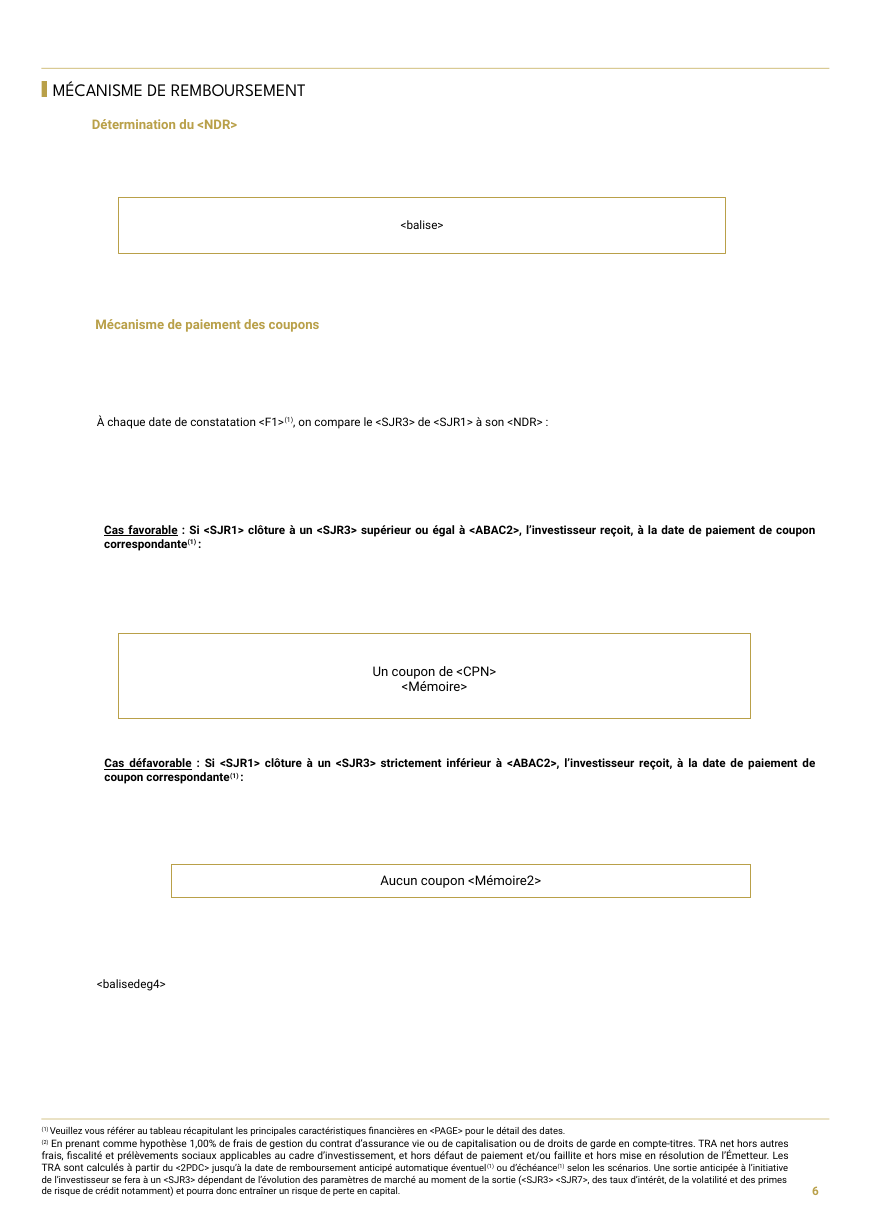
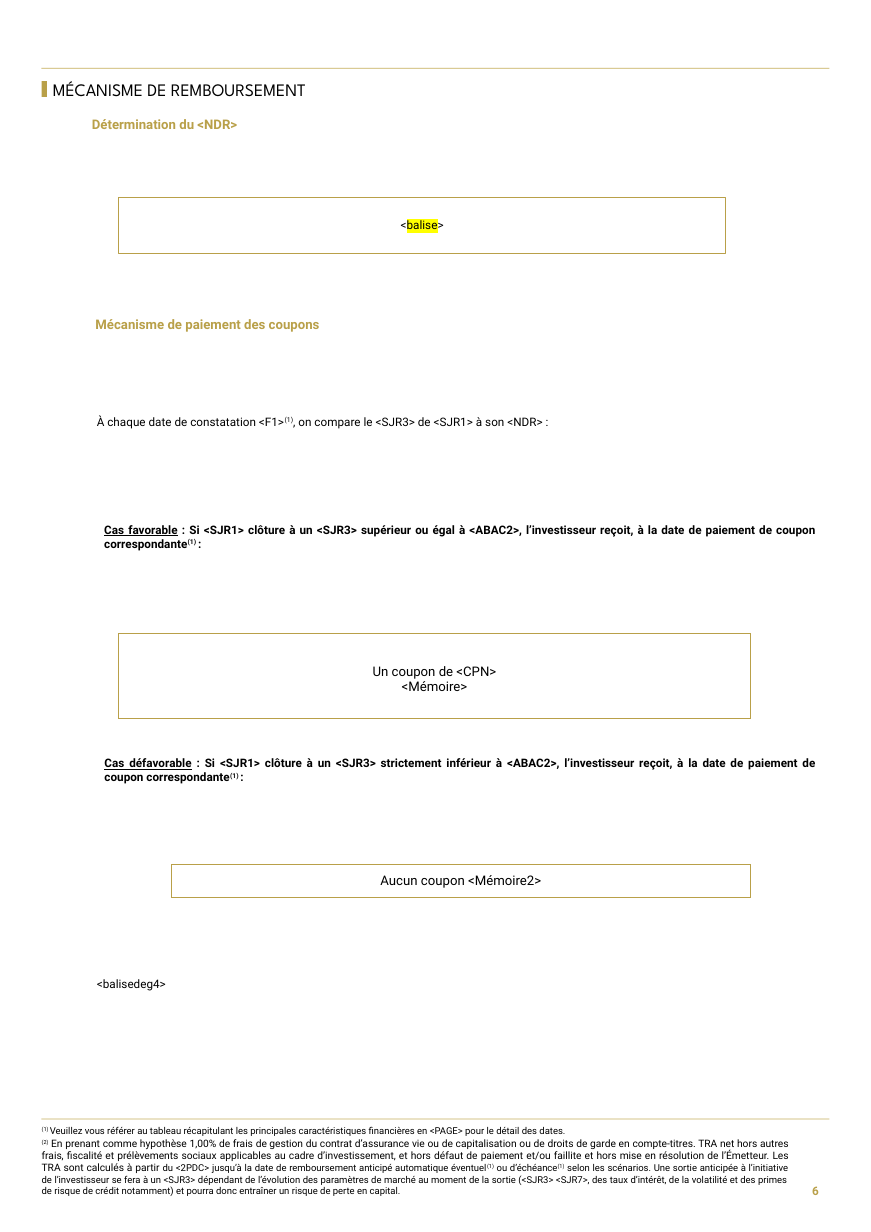
Before and after one commit to guillaumejacquin/equitim-project2, a slide deck: slide 6 of Templates/crédit suisse.pptx. Drawn at 871x1232 pixels with LibreOffice and Linux fonts; fonts in the diff are those of the drawing; background and template pictures are left out. Boxes give left, top, right and bottom in pixels: in the first picture for what was removed or moved away, otherwise in the second. Text is boxed around its words. In the diff, an @@ line names an element or a change of style, - is before the commit and + after.

```diff
--- a/Templates/crédit suisse.pptx
+++ b/Templates/crédit suisse.pptx
@@ rectangle "<balise>" at <box>118,197,725,254</box>: highlight none to #FFFF00 in "<balise>" @@
```
Also in this commit, not shown: 7 other slides changed, 1 slide added, 1 slide removed, 12 other files.
